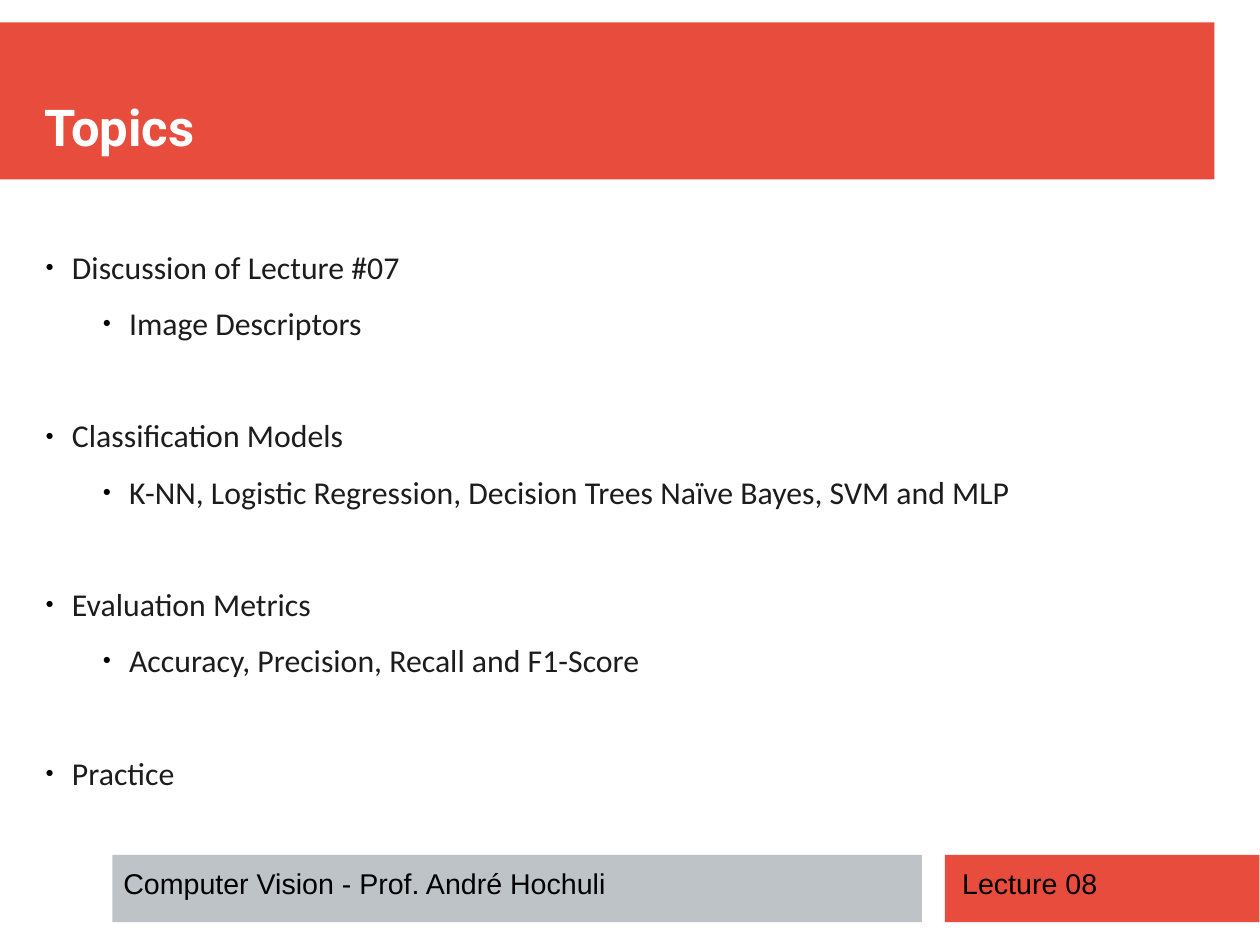
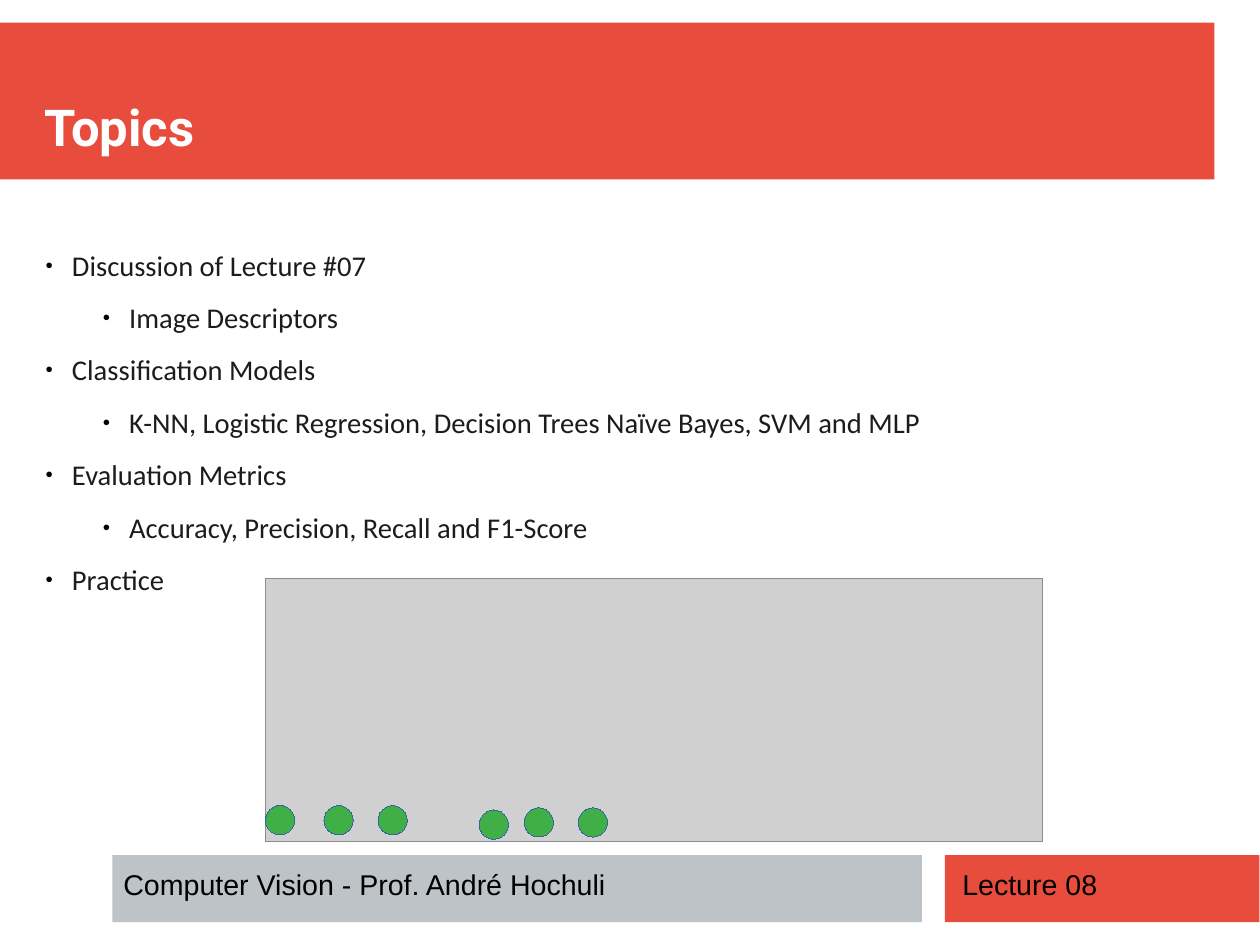
Before and after one commit to andrehochuli/teaching, a slide deck: slide 2 of ComputerVision/Lecture 08 - Classification/Lecture 08 - Classification Models.pptx. Drawn at 1260x945 pixels with LibreOffice and Linux fonts; fonts in the diff are those of the drawing; grey boxes stand for pictures. Boxes give left, top, right and bottom in pixels: in the first picture for what was removed or moved away, otherwise in the second. Text is boxed around its words. In the diff, an @@ line names an element or a change of style, - is before the commit and + after.

```diff
--- a/ComputerVision/Lecture 08 - Classification/Lecture 08 - Classification Models.pptx
+++ b/ComputerVision/Lecture 08 - Classification/Lecture 08 - Classification Models.pptx
@@ text "Discussion of Lecture #07" at (72,256,919,591): size 20 to 18 pt @@
@@ picture added at (265,579,1043,842) @@
@@ ellipse added at (265,806,295,836), fill #3FAF46, outline #3465A4 0 pt @@
@@ ellipse added at (325,806,354,836), fill #3FAF46, outline #3465A4 0 pt @@
@@ ellipse added at (378,806,408,836), fill #3FAF46, outline #3465A4 0 pt @@
@@ ellipse added at (525,808,555,838), fill #3FAF46, outline #3465A4 0 pt @@
@@ ellipse added at (579,808,608,838), fill #3FAF46, outline #3465A4 0 pt @@
@@ ellipse added at (479,811,509,840), fill #3FAF46, outline #3465A4 0 pt @@
```
Also in this commit, not shown: 7 other slides changed, 17 other files.
